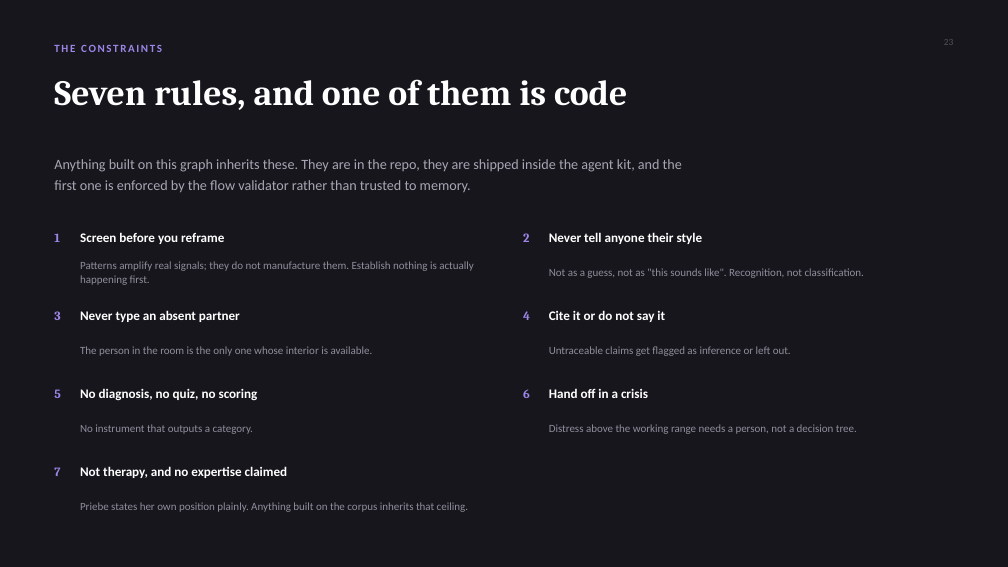
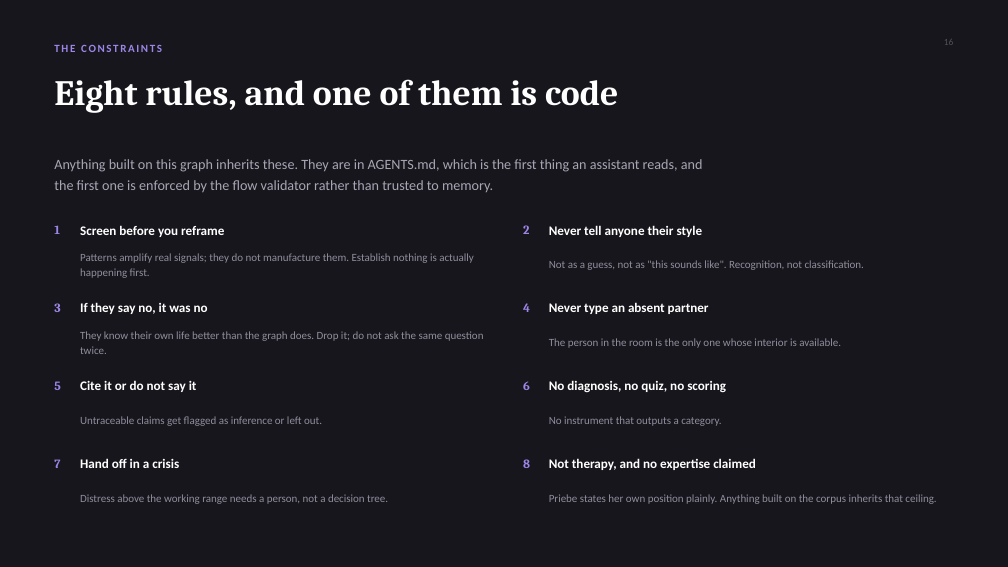
Before and after one commit to Touyette/AS-KG, a slide deck: slide 16 of Attachment-Knowledge-Graph.pptx (slide 23 before the commit). Drawn at 1008x567 pixels with LibreOffice and Linux fonts; fonts in the diff are those of the drawing. Boxes give left, top, right and bottom in pixels: in the first picture for what was removed or moved away, otherwise in the second. Text is boxed around its words. In the diff, an @@ line names an element or a change of style, - is before the commit and + after.

```diff
--- a/Attachment-Knowledge-Graph.pptx
+++ b/Attachment-Knowledge-Graph.pptx
@@ text at (54, 79, 618, 113): text changed @@
-Seven rules, and one of them is code
+Eight rules, and one of them is code
@@ text at (54, 159, 703, 192): text changed @@
-Anything built on this graph inherits these. They are in the repo, they are shipped inside the agent kit, and the first one is enforced by the flow validator rather than trusted to memory.
+Anything built on this graph inherits these. They are in AGENTS.md, which is the first thing an assistant reads, and the first one is enforced by the flow validator rather than trusted to memory.
@@ 11 texts: place and size @@
-11 texts at (54, 232, 864, 476)
+11 texts at (54, 225, 864, 468)
@@ text added at (80, 302, 208, 314), 12.5 pt, text #FFFFFF, bold @@
+If they say no, it was no
@@ text at (80, 331, 484, 354): text changed @@
-The person in the room is the only one whose interior is available.
+They know their own life better than the graph does. Drop it; do not ask the same question twice.
@@ text added at (549, 338, 841, 348), 10.5 pt, text #918D9D @@
+The person in the room is the only one whose interior is available.
@@ text at (549, 416, 721, 426): text changed @@
-Distress above the working range needs a person, not a decision tree.
+No instrument that outputs a category.
@@ text removed at (80, 424, 253, 434) @@
-No instrument that outputs a category.
@@ 3 texts: place and size @@
-3 texts at (549, 310, 791, 398)
+3 texts at (80, 380, 322, 468)
@@ text added at (523, 459, 530, 468), 12 pt, text #9E86E8, bold @@
+8
@@ 3 texts: place and size @@
-3 texts at (80, 310, 288, 478)
+3 texts at (549, 302, 756, 470)
@@ text "Priebe states her own position ...": place and size @@
-text "Priebe states her own position ..." at (80, 502, 468, 512)
+text "Priebe states her own position ..." at (549, 494, 936, 504)
@@ text added at (80, 494, 388, 504), 10.5 pt, text #918D9D @@
+Distress above the working range needs a person, not a decision tree.
```
Also in this commit, not shown: 19 other slides changed, 9 slides added, 6 slides removed, 20 other files.
